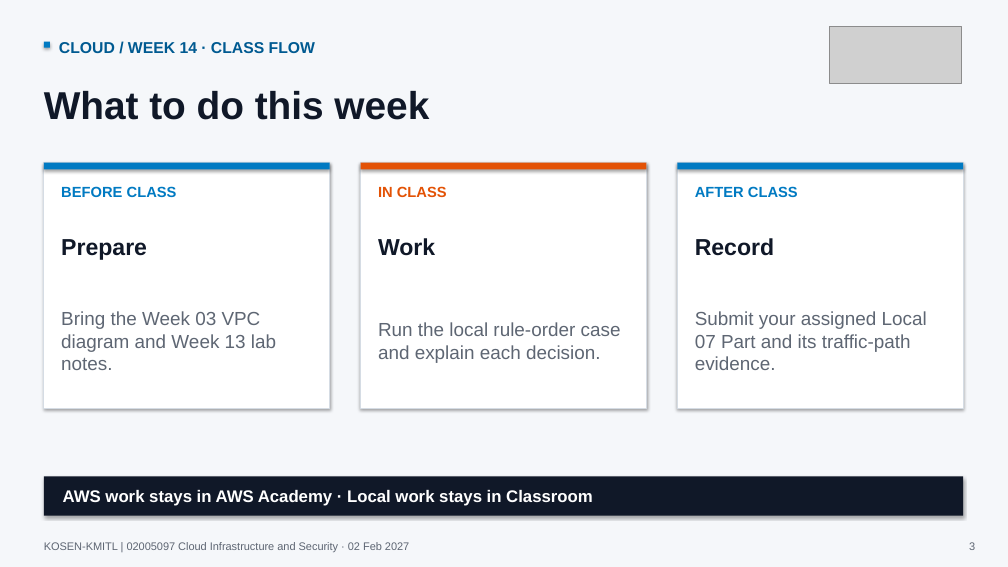
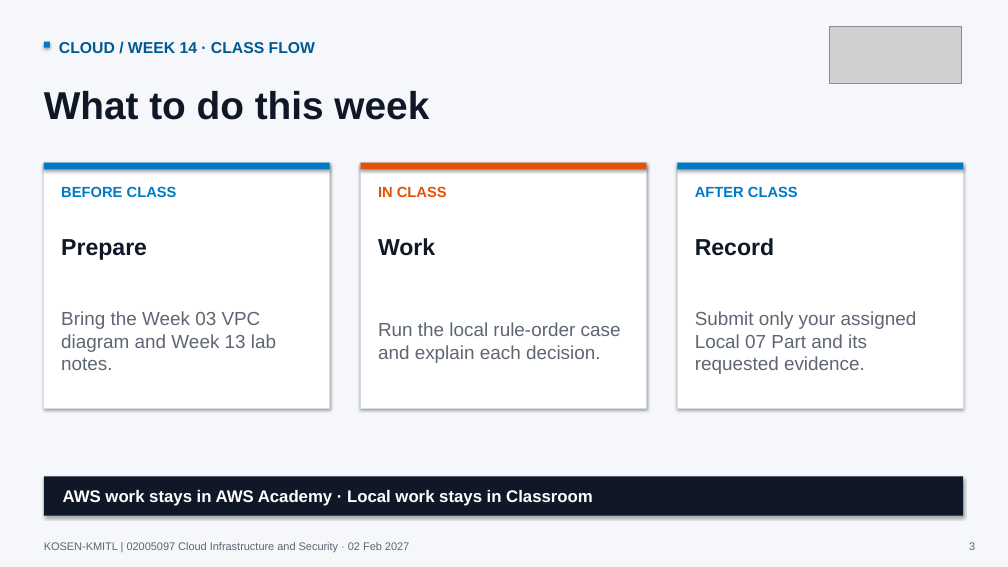
Before and after one commit to nutthakorn7/cloud-infrastructure-security, a slide deck: slide 3 of slides/weekly-bridges/output/Week14_Cloud_Course_Bridge.pptx. Drawn at 1008x567 pixels with LibreOffice and Linux fonts; fonts in the diff are those of the drawing; grey boxes stand for pictures. Boxes give left, top, right and bottom in pixels: in the first picture for what was removed or moved away, otherwise in the second. Text is boxed around its words. In the diff, an @@ line names an element or a change of style, - is before the commit and + after.

Commit message:
Align Week 13–14 Local 07 sequencing and NACL model

```diff
--- a/slides/weekly-bridges/output/Week14_Cloud_Course_Bridge.pptx
+++ b/slides/weekly-bridges/output/Week14_Cloud_Course_Bridge.pptx
@@ text at [695, 311, 917, 374]: text changed @@
-Submit your assigned Local 07 Part and its traffic-path evidence.
+Submit only your assigned Local 07 Part and its requested evidence.
```
Also in this commit, not shown: 11 other files.
